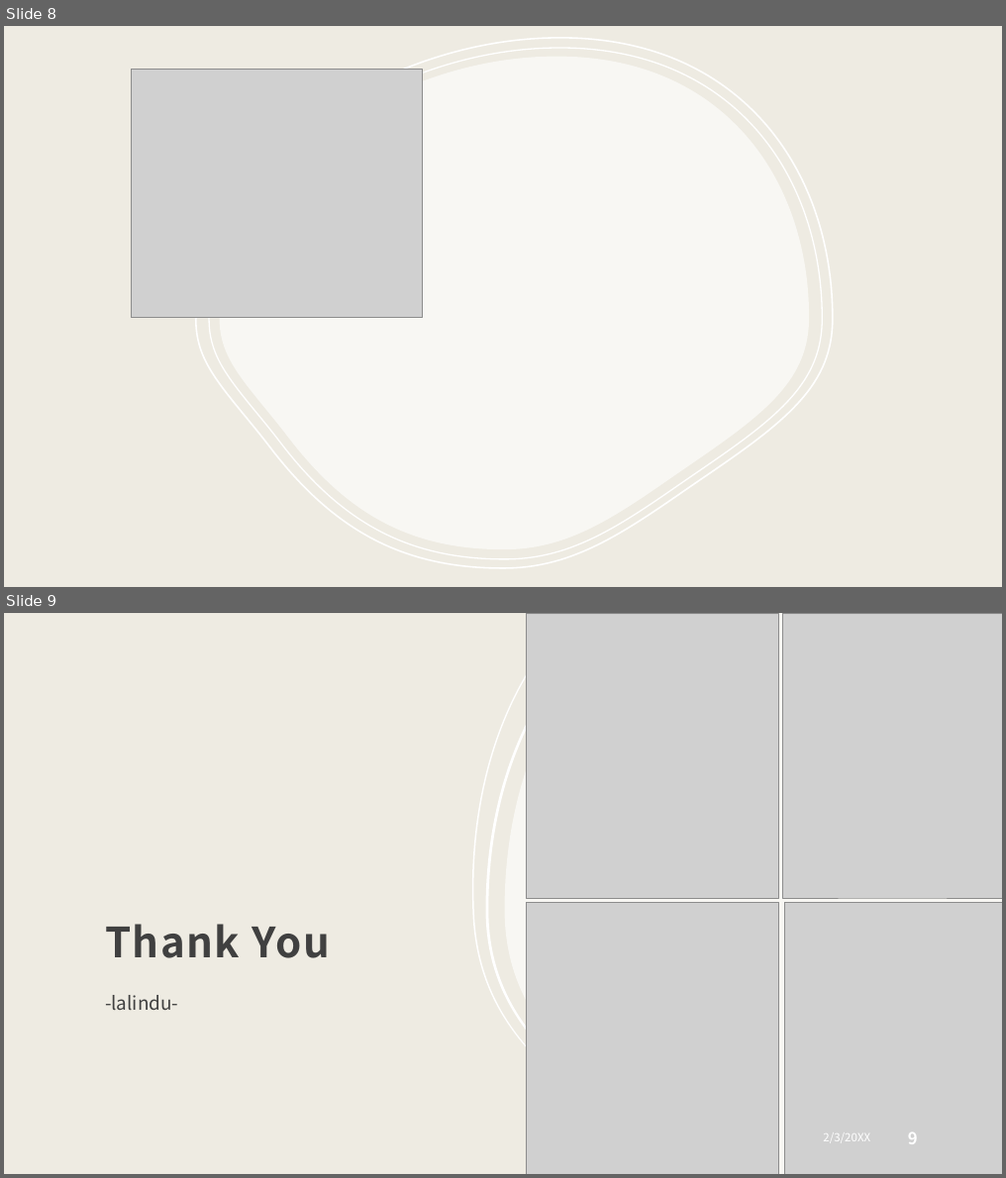
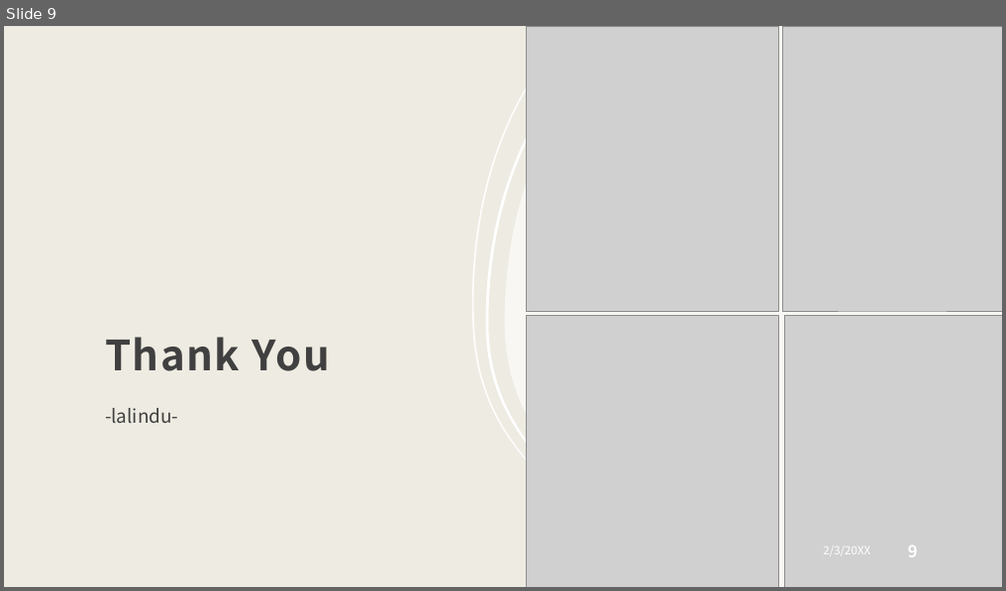
Before and after one commit to LalinduWenasara/Project-plante, a slide deck: Presentations/Proposal_Presentation.pptx. Shown one above the other, each under a label of ours: slides 8 and 9 before the commit, slide 9 after it. The pictures are 1006x1178 and 1006x591 pixels, drawn with LibreOffice and Linux fonts; fonts in the diff are those of the drawing; grey boxes stand for pictures. Boxes give left, top, right and bottom in pixels: in the first picture for what was removed or moved away, otherwise in the second. Text is boxed around its words. In the diff, an @@ line names an element or a change of style, - is before the commit and + after.

```diff
--- a/Presentations/Proposal_Presentation.pptx
+++ b/Presentations/Proposal_Presentation.pptx
@@ slide 8 removed at (x1=4, y1=26, x2=1002, y2=587), background #EEEBE2 @@
@@ rectangle removed at (x1=4, y1=26, x2=1002, y2=587) @@
@@ freeform shape removed at (x1=33, y1=26, x2=142, y2=587) @@
@@ freeform shape removed at (x1=49, y1=26, x2=177, y2=587) @@
@@ freeform shape removed at (x1=196, y1=38, x2=833, y2=569) @@
@@ freeform shape removed at (x1=209, y1=48, x2=823, y2=560) @@
@@ freeform shape removed at (x1=764, y1=26, x2=915, y2=587) @@
@@ freeform shape removed at (x1=776, y1=26, x2=933, y2=587) @@
@@ picture removed at (x1=132, y1=69, x2=423, y2=318) @@
@@ freeform shape removed at (x1=220, y1=56, x2=810, y2=550) @@
```
Also in this commit, not shown: 1 slide changed, 1 slide added, 1 other file.
